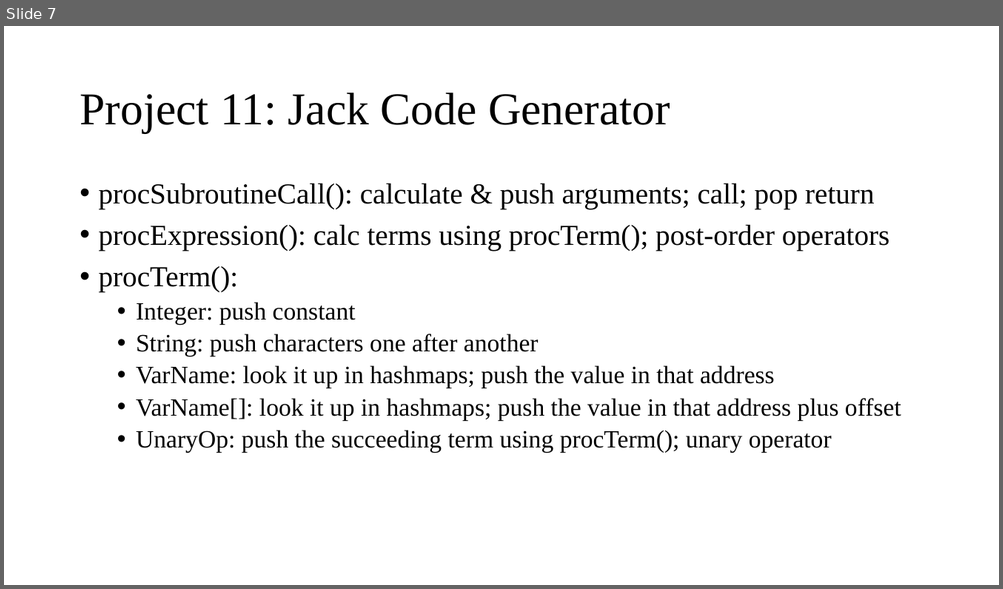
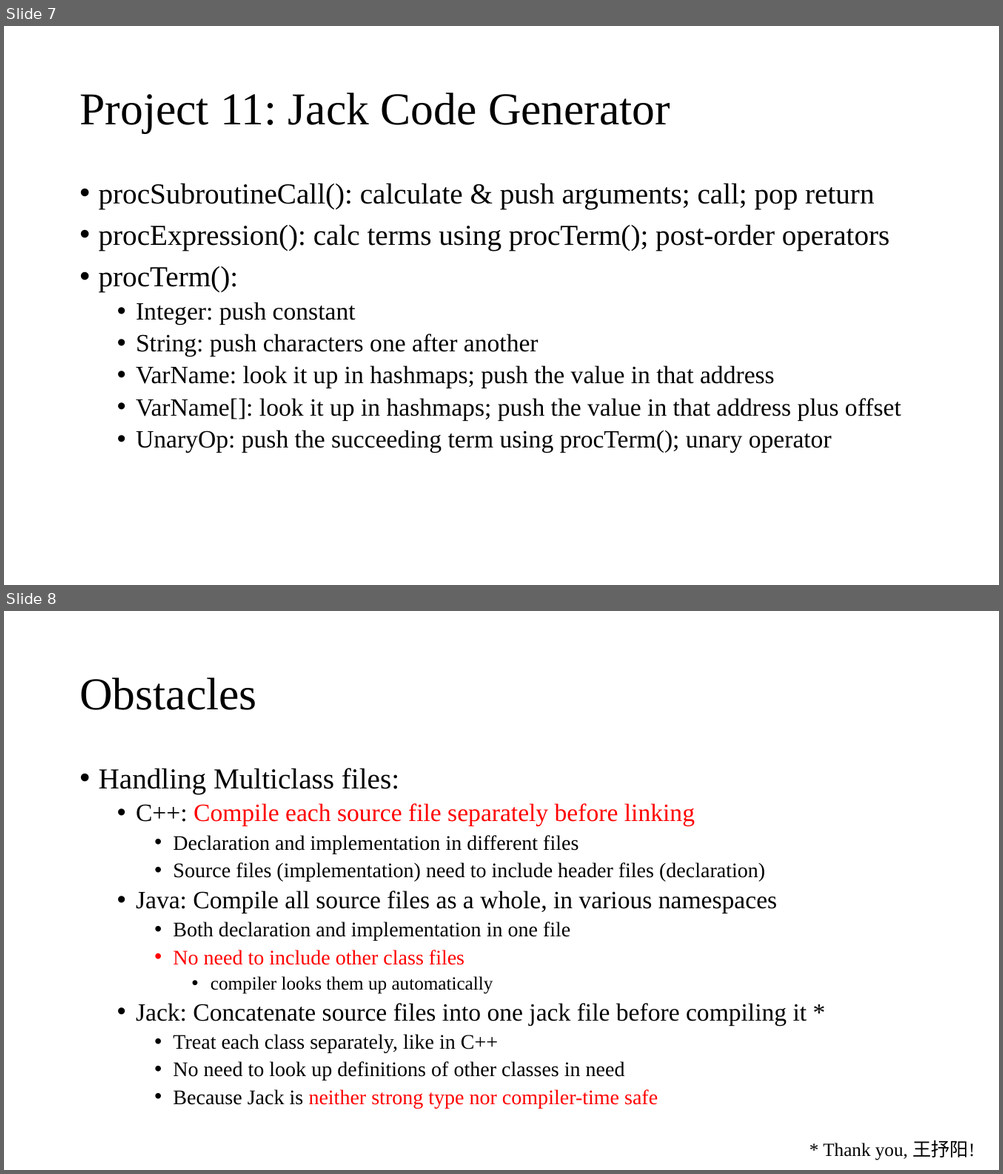
Before and after one commit to jisuansiwei2017/SDCT-2017-Fall, a slide deck: weekly_report/group2/第11周汇报.pptx. Shown one above the other, each under a label of ours: slide 7 before the commit, slides 7 and 8 after it. The pictures are 1003x589 and 1003x1174 pixels, drawn with LibreOffice and Linux fonts; fonts in the diff are those of the drawing. Boxes give left, top, right and bottom in pixels: in the first picture for what was removed or moved away, otherwise in the second. Text is boxed around its words. In the diff, an @@ line names an element or a change of style, - is before the commit and + after.

```diff
--- a/weekly_report/group2/第11周汇报.pptx
+++ b/weekly_report/group2/第11周汇报.pptx
@@ slide 8 added at [4,611,999,1170], background #FFFFFF @@
@@ title added at [79,678,256,710], 44 pt, text #000000 @@
+Obstacles
@@ text added at [99,768,807,1108], 20 pt, text #000000 @@
+• Handling Multiclass files:
+  • C++: Compile each source file separately before linking
+    • Declaration and implementation in different files
+    • Source files (implementation) need to include header files (declaration)
+  • Java: Compile all source files as a whole, in various namespaces
+    • Both declaration and implementation in one file
+    • No need to include other class files
+      • compiler looks them up automatically
+  • Jack: Concatenate source files into one jack file before compiling it *
+    • Treat each class separately, like in C++
+    • No need to look up definitions of other classes in need
+    • Because Jack is neither strong type nor compiler-time safe
@@ text added at [822,1140,974,1161], 18 pt, text #000000 @@
+* Thank you, 王抒阳!
```
Also in this commit, not shown: 1 slide changed.
